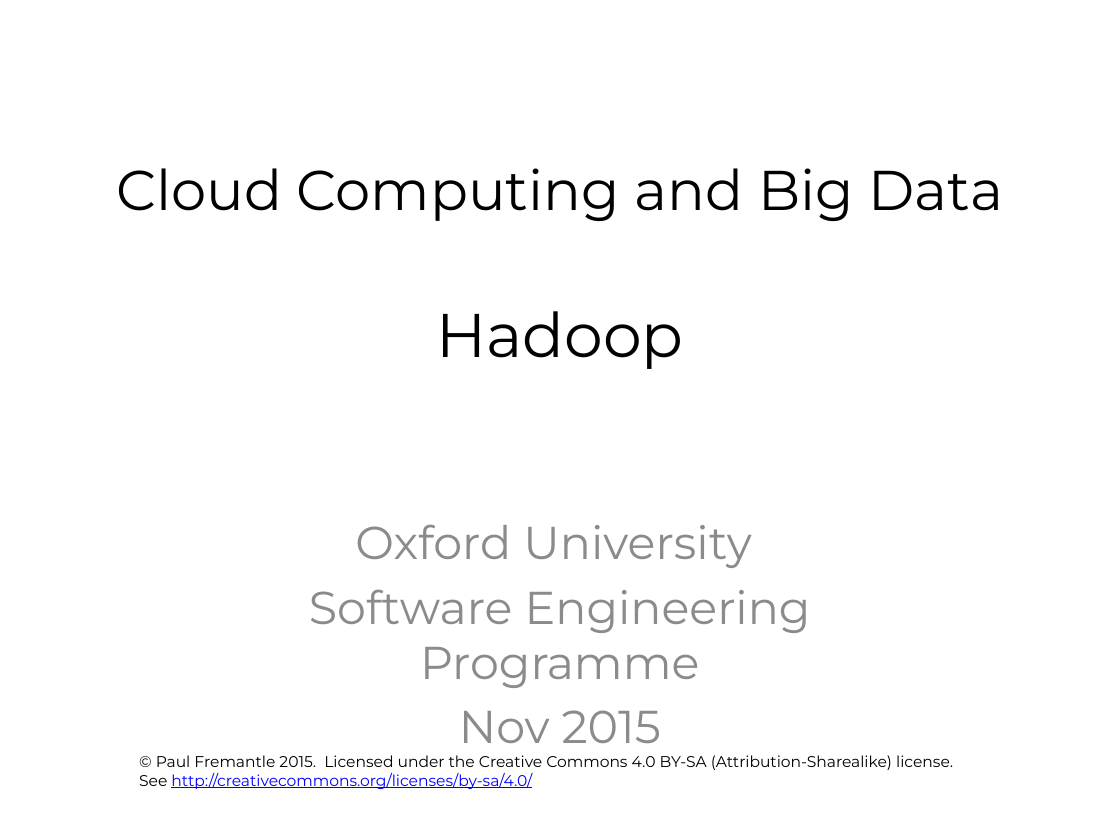
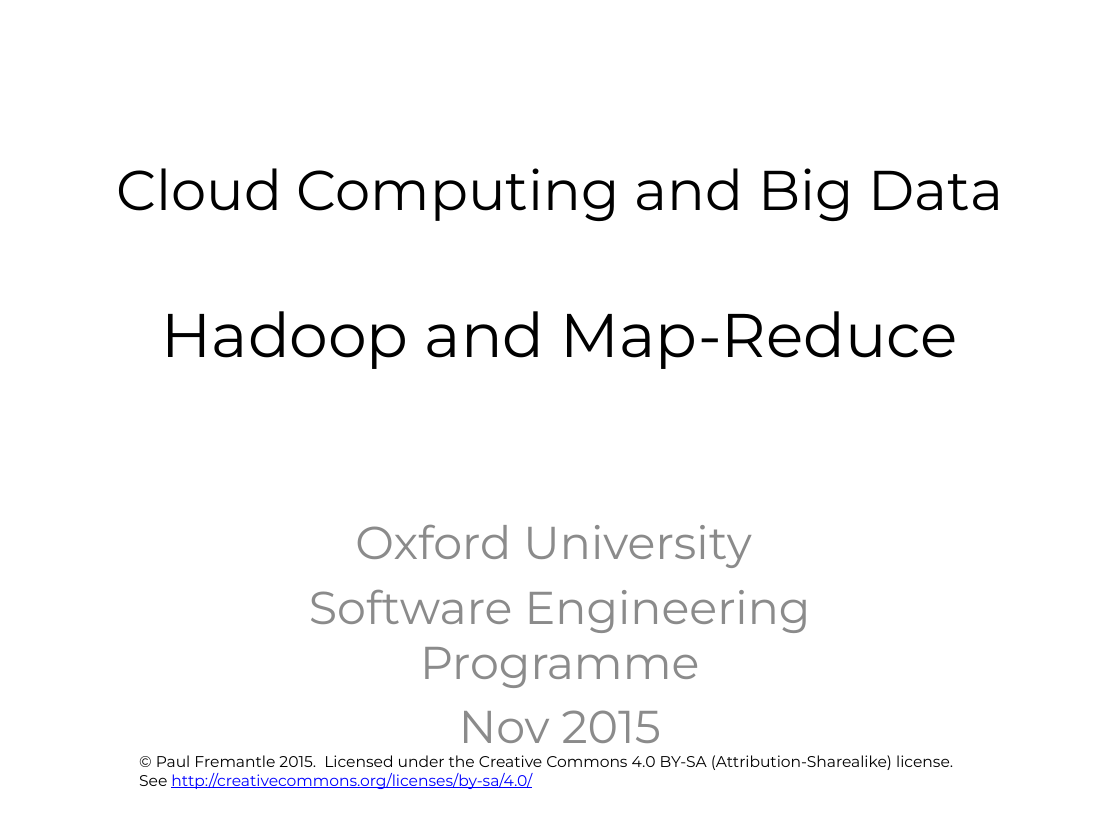
Before and after one commit to pzfreo/ox-clo, a slide deck: slide 1 of pres-source/05-hadoop.pptx. Drawn at 1120x840 pixels with LibreOffice and Linux fonts; fonts in the diff are those of the drawing; background and template pictures are left out. Boxes give left, top, right and bottom in pixels: in the first picture for what was removed or moved away, otherwise in the second. Text is boxed around its words. In the diff, an @@ line names an element or a change of style, - is before the commit and + after.

```diff
--- a/pres-source/05-hadoop.pptx
+++ b/pres-source/05-hadoop.pptx
@@ title at (116,168,1004,369): text changed @@
-Cloud Computing and Big Data
-Hadoop
+Cloud Computing and Big Data
+Hadoop and Map-Reduce
```
Also in this commit, not shown: 27 slides added, 1 slide removed, 1 other file.
